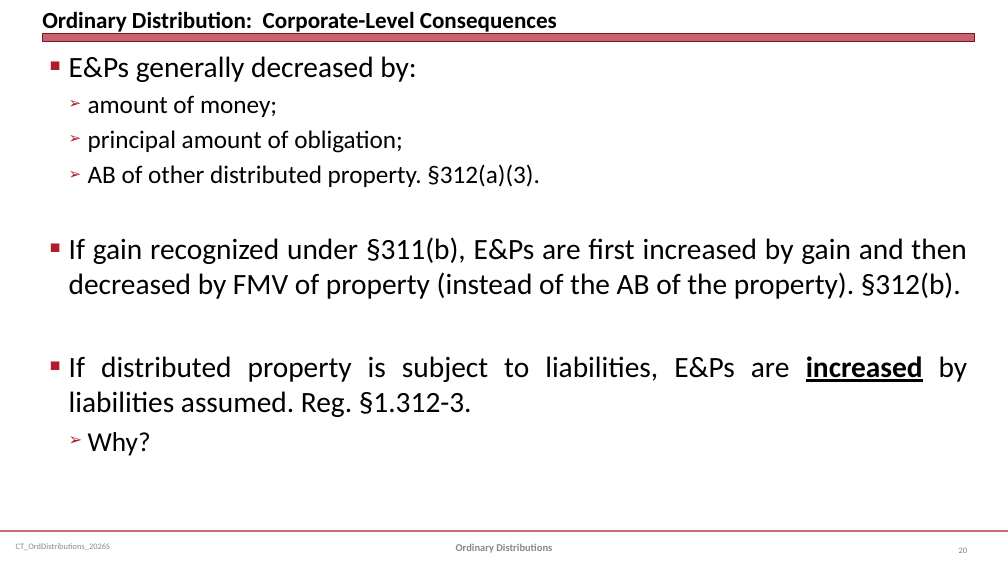
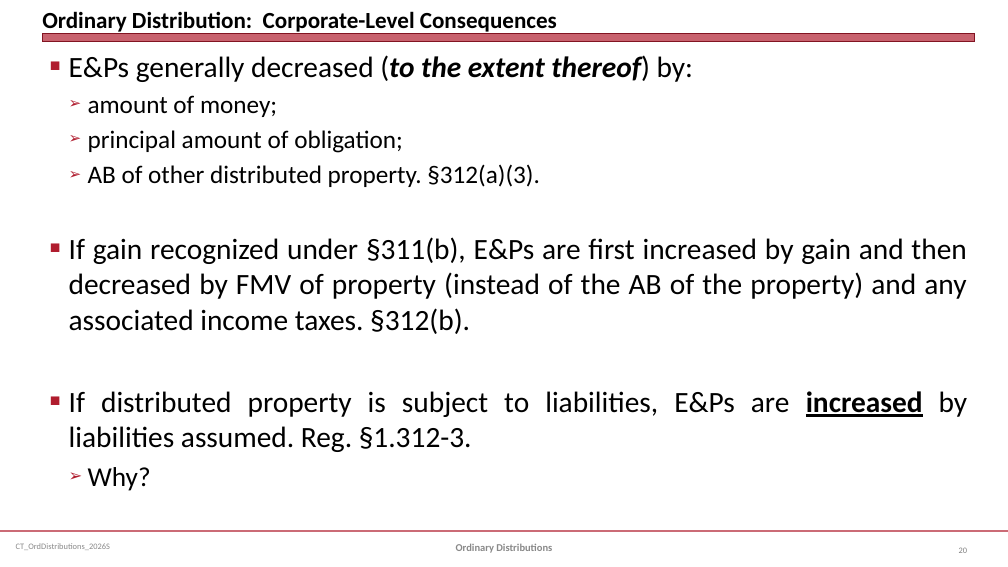
Before and after one commit to jmc877/Corporate-Tax, a slide deck: slide 20 of slides/CT_OrdDistributions_2026S.pptx. Drawn at 1008x567 pixels with LibreOffice and Linux fonts; fonts in the diff are those of the drawing. Boxes give left, top, right and bottom in pixels: in the first picture for what was removed or moved away, otherwise in the second. Text is boxed around its words. In the diff, an @@ line names an element or a change of style, - is before the commit and + after.

```diff
--- a/slides/CT_OrdDistributions_2026S.pptx
+++ b/slides/CT_OrdDistributions_2026S.pptx
@@ text at <box>69,55,693,82</box>: text changed @@
-■ E&Ps generally decreased by:
+■ E&Ps generally decreased (to the extent thereof) by:
@@ text at <box>69,237,966,334</box>: text changed @@
-■ If gain recognized under §311(b), E&Ps are first increased by gain and then decreased by FMV of property (instead of the AB of the property). §312(b).
+■ If gain recognized under §311(b), E&Ps are first increased by gain and then decreased by FMV of property (instead of the AB of the property) and any associated income taxes. §312(b).
```
Also in this commit, not shown: 2 other slides changed.
